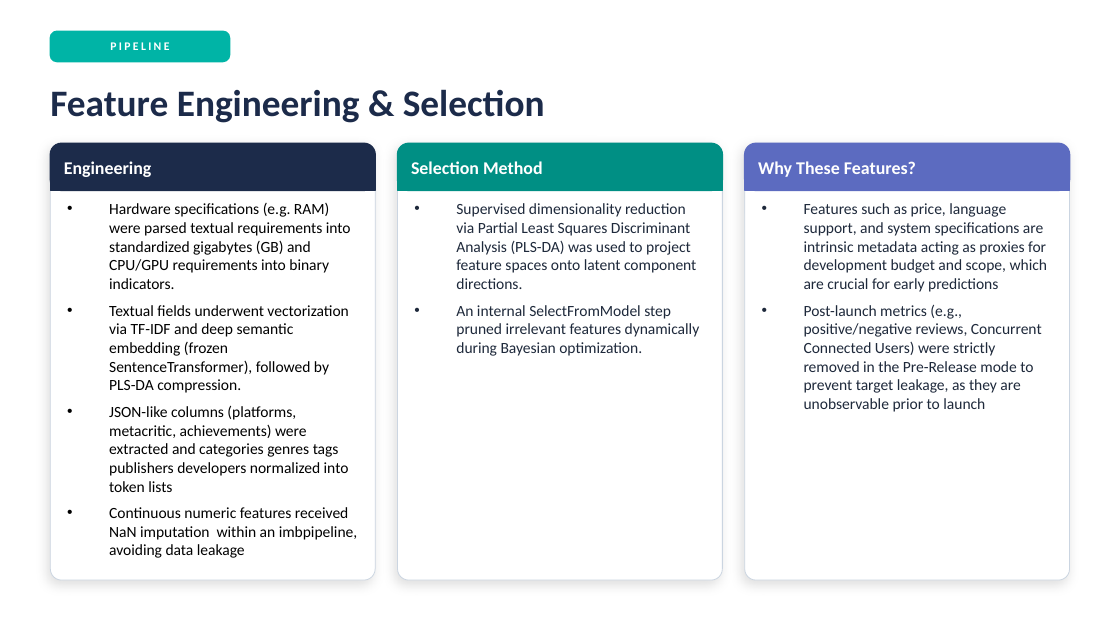
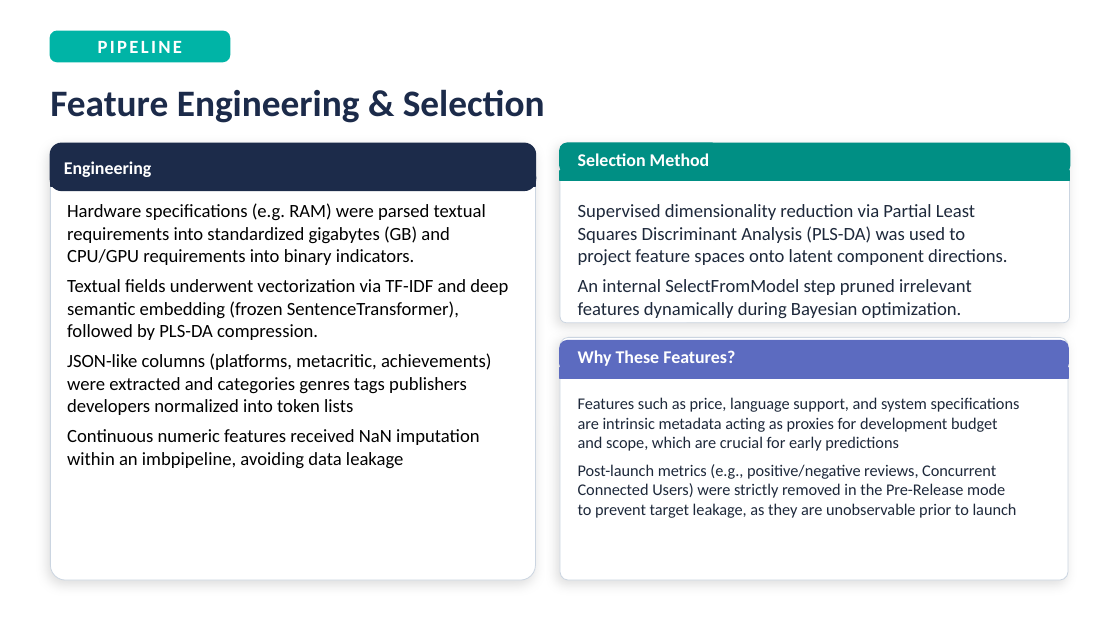
Before and after one commit to AndreaZanin02/HitPredictor-Steam, a slide deck: slide 6 of documentation/Presentation.pptx. Drawn at 1120x630 pixels with LibreOffice and Linux fonts; fonts in the diff are those of the drawing. Boxes give left, top, right and bottom in pixels: in the first picture for what was removed or moved away, otherwise in the second. Text is boxed around its words. In the diff, an @@ line names an element or a change of style, - is before the commit and + after.

```diff
--- a/documentation/Presentation.pptx
+++ b/documentation/Presentation.pptx
@@ text "PIPELINE" at box(98, 41, 182, 53): size 7.5 to 12 pt @@
@@ rounded rectangle: place and size @@
-rounded rectangle at box(50, 143, 375, 580)
+rounded rectangle at box(50, 143, 535, 580)
@@ rounded rectangle: place and size @@
-rounded rectangle at box(50, 143, 375, 190)
+rounded rectangle at box(50, 143, 535, 190)
@@ rounded rectangle: place and size @@
-rounded rectangle at box(398, 143, 722, 190)
+rounded rectangle at box(560, 143, 1070, 172)
@@ rounded rectangle: place and size @@
-rounded rectangle at box(398, 143, 722, 580)
+rounded rectangle at box(560, 143, 1070, 323)
@@ text "Selection Method": place and size @@
-text "Selection Method" at box(411, 161, 543, 174)
+text "Selection Method" at box(578, 153, 710, 166)
@@ rectangle: place and size @@
-rectangle at box(50, 174, 375, 190)
+rectangle at box(50, 174, 535, 186)
@@ rectangle: place and size @@
-rectangle at box(398, 174, 722, 190)
+rectangle at box(560, 171, 1070, 181)
@@ text "Hardware specifications (e.g. RAM) were ..." at box(67, 203, 508, 469): size 10 to 12 pt; bullet • to none @@
@@ text "Supervised dimensionality reduction via Partial ..." at box(578, 204, 1007, 318): size 10 to 12 pt; bullet • to none @@
@@ text "Supervised dimensionality reduction via Partial ...": place and size @@
-text "Supervised dimensionality reduction via Partial ..." at box(456, 203, 700, 356)
+text "Supervised dimensionality reduction via Partial ..." at box(578, 204, 1007, 318)
@@ rounded rectangle: place and size @@
-rounded rectangle at box(745, 143, 1070, 580)
+rounded rectangle at box(560, 337, 1068, 580)
@@ rounded rectangle: place and size @@
-rounded rectangle at box(745, 143, 1070, 190)
+rounded rectangle at box(560, 340, 1068, 371)
@@ text "Why These Features?": place and size @@
-text "Why These Features?" at box(758, 161, 916, 177)
+text "Why These Features?" at box(578, 350, 735, 366)
@@ rectangle: place and size @@
-rectangle at box(745, 174, 1070, 190)
+rectangle at box(560, 367, 1068, 379)
@@ text "Features such as price, language ...": place and size @@
-text "Features such as price, language ..." at box(804, 203, 1047, 412)
+text "Features such as price, language ..." at box(578, 397, 1020, 518)
@@ text "Features such as price, language ..." at box(578, 397, 1020, 518): size 10 to 10.5 pt; bullet • to none @@
```
Also in this commit, not shown: 11 other slides changed, 1 other file.
